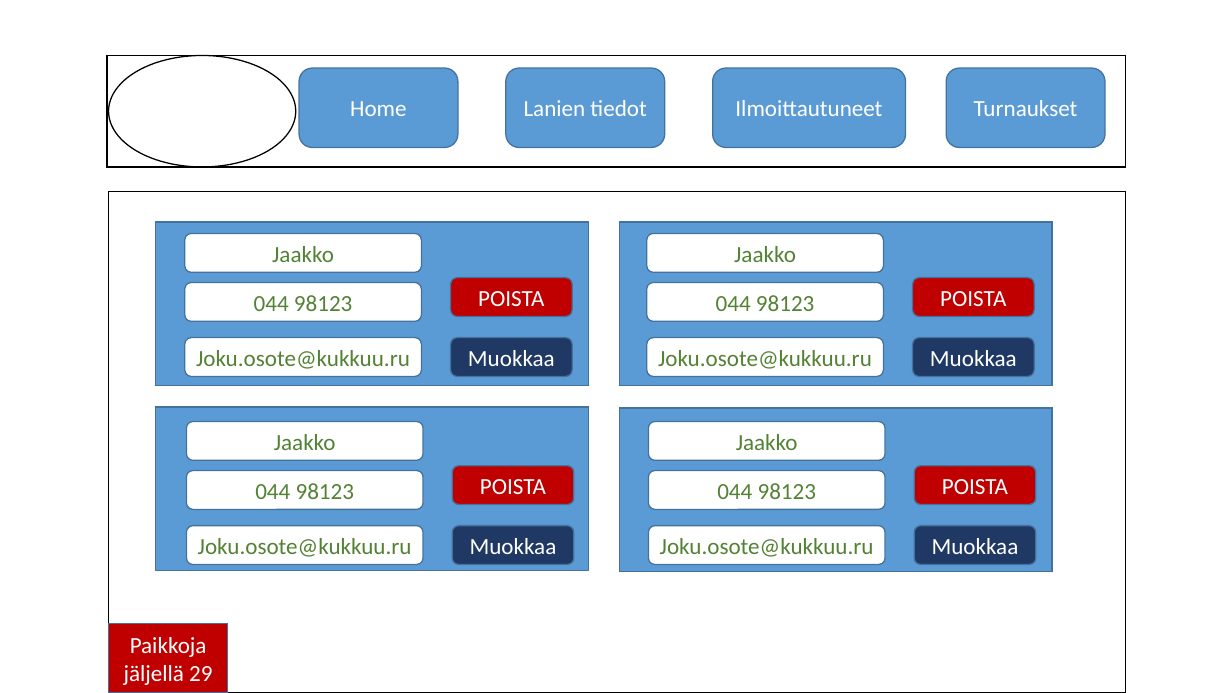
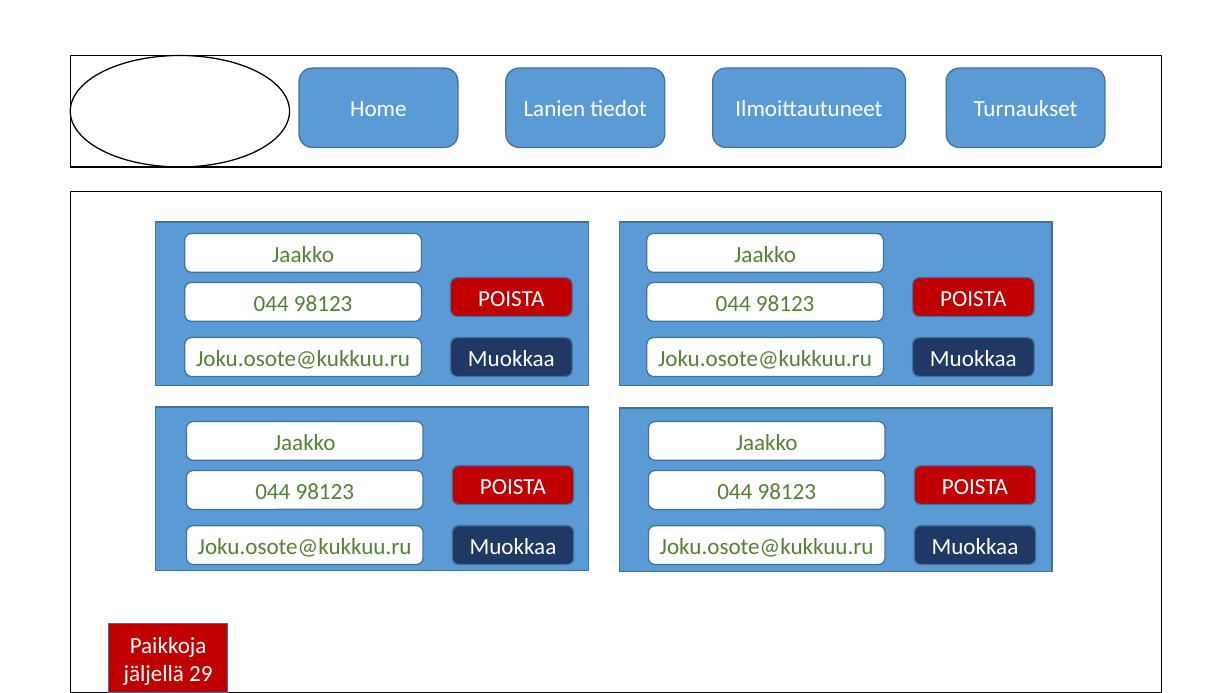
Before and after one commit to Hobitti/leenankurssi, a slide deck: slide 10 of Sivusuunitelma.pptx (slide 8 before the commit). Drawn at 1232x693 pixels with LibreOffice and Linux fonts; fonts in the diff are those of the drawing; background and template pictures are left out. Boxes give left, top, right and bottom in pixels: in the first picture for what was removed or moved away, otherwise in the second. Text is boxed around its words. In the diff, an @@ line names an element or a change of style, - is before the commit and + after.

```diff
--- a/Sivusuunitelma.pptx
+++ b/Sivusuunitelma.pptx
@@ ellipse "Logo": place and size @@
-ellipse "Logo" at <box>109,55,297,167</box>
+ellipse "Logo" at <box>70,55,289,167</box>
@@ rectangle: place and size @@
-rectangle at <box>107,55,1126,167</box>
+rectangle at <box>70,55,1162,167</box>
@@ rectangle: place and size @@
-rectangle at <box>109,191,1126,693</box>
+rectangle at <box>70,191,1162,693</box>
```
Also in this commit, not shown: 3 other slides changed, 2 slides added, 5 other files.
